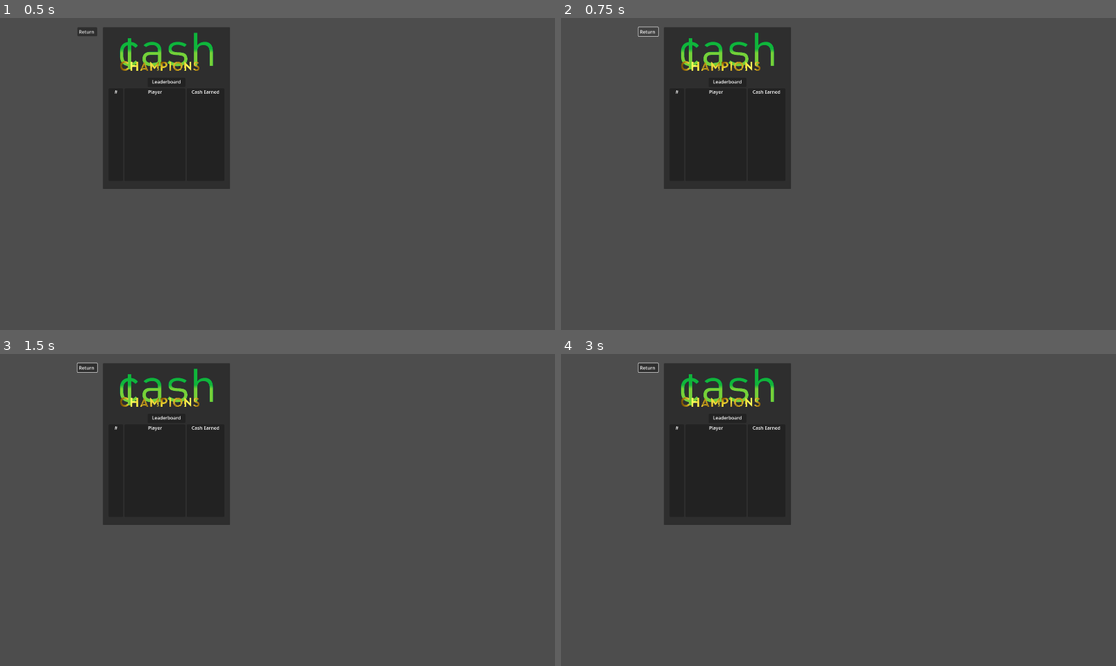
Above: before the commit, frames 1-4 (two rows, left to right).
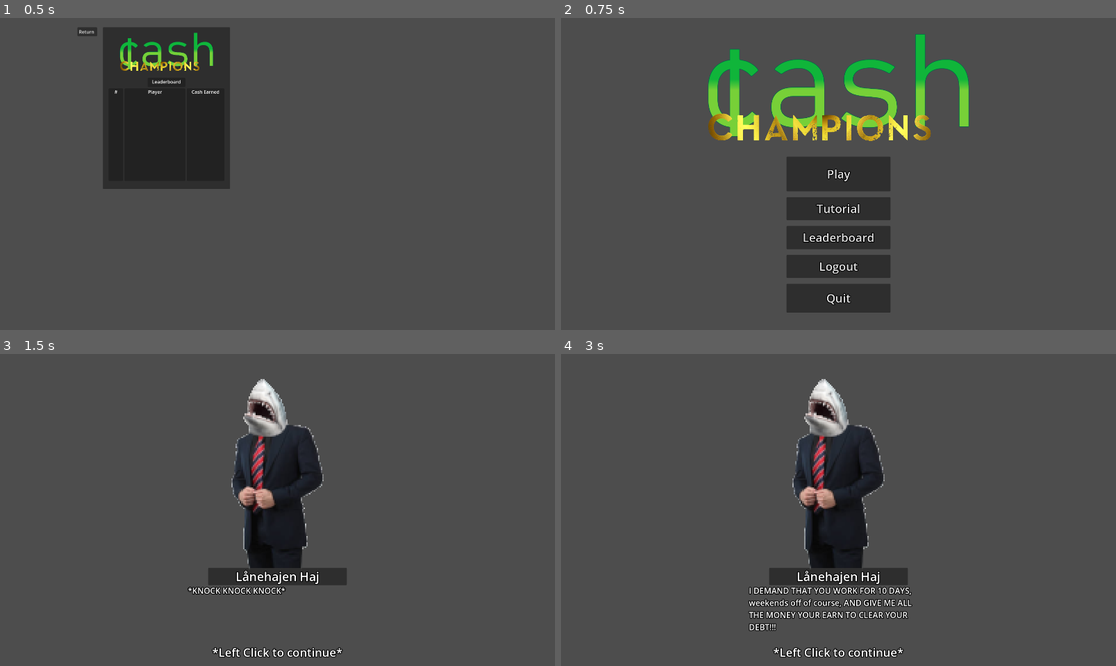
Above: after the commit, the same moments.

Repository: ThyGram/Eksamensprojekt-DDU
Game: Godot game, scene res://Leaderboard.tscn
Two runs of this game, one before a commit and one after it. Both use one fixed random seed, a clock stepped at 60 frames per second and the inputs below. This scene is started directly instead of the project's main scene.
Inputs (mouse positions are in pixels of both pictures, inside the frame that each line leads up to):
- Up to frame 1 (0.5 s): no input
- Up to frame 2 (0.75 s): click "Return" at 0.5 s
- Up to frame 3 (1.5 s): click (277, 510) at 1.25 s, where only the run after the commit has a clickable "Play"
- Up to frame 4 (3 s): move the mouse to (960, 494) at 2.02 s; press the mouse at (960, 494) at 2.03 s; hold D (Right) 2.03-2.78 s; move the mouse to (727, 525) at 2.77 s; release the mouse at (727, 525) at 2.78 s; hold S (Down) from 2.78 s (still down); click (727, 525) at 2.85 s

Frame 1 is identical in both runs. In frame 2, 23% of the frame differs, in the area x 13-74%, y 2-95%; in frame 3, 20%; in frame 4, 22%.
Error before the commit: Parse Error: Could not find type "SQLite" in the current scope. (res://Leaderboard.gd:3)

Commit message:
leaderboard (Change location of script ) mby

Diff:
--- a/GodotGame/Database/Database Tester.gd
+++ b/GodotGame/Database/Database Tester.gd
@@ -81,8 +81,9 @@
 		return
 
 	if response['response']['size'] > 0:
+		$PlayerList.text("")
 		for n in (response['response']['size']):
-			$Text
+			$PlayerList.set_text($PlayerList.get_text() + str(response['response'][str(n)]['play']))
 	else:
 		print("No Data")
 	# If not requesting a nonce, handle other requests
@@ -101,14 +102,10 @@
 	else:
 		print("Requesting nonce")
 
-func _on_new_score():
-	var username = "test"
-	var password = "CCe"
-	var displayname
-	var highscore
+func new_player(username, password, displayname, highscore):
 
 	var command = "add_score"
-	var data = {"username": "scoreman", "passkey": "eeedd", "displayname": "test", "highscore": 1000}
+	var data = {"username": username, "passkey": password, "displayname": password, "highscore": highscore}
 	request_queue.push_back({"command": command, "data": data})
 
 func get_scores():
@@ -117,7 +114,7 @@
 	request_queue.push_back({"command": command, "data": data})
 	print("get scores")
 
-func _get_player():
+func get_player():
 	var user_id = 2
 	var command = "get_player"
 	var data = {"user_id" : user_id}
--- a/GodotGame/Leaderboard.gd
+++ b/GodotGame/Leaderboard.gd
@@ -1,19 +1,120 @@
 extends Control
 
-var db : SQLite
-func _ready():
-	db = SQLite.new()
-	db.path = "res://Database.db"
-	db.open_db()
-	db.query("SELECT Username, Highscore FROM Leaderboard ORDER BY Highscore DESC;")
-	var Leaderboard = db.query_result
-	db.close_db()
-	if Leaderboard.size() < 10:
-		for n in range(Leaderboard.size()):
-			$Panel/Position/PositionList.text += "#" + str(n+1) + "\n"
-			$Panel/Player/PlayerList.text += Leaderboard[n]["Username"] + "\n"
-			$Panel/Score/ScoreList.text += str(Leaderboard[n]["Highscore"]) + "\n"
+@onready var db = preload("res://Database/Database Tester.gd")
+
+var http_request : HTTPRequest = HTTPRequest.new()
+
+const SERVER_URL = "http://localhost:80/GodotSecure/db_action_secure.php"
+const SERVER_HEADERS = ["Content-Type: application/x-www-form-urlencoded", "Cache-Control: max-age=0"]
+
+const SECRET_KEY = 1234567890
+var nonce = null
+
+var request_queue : Array = []
+var is_requesting : bool = false
 
 
+func _ready():
+	randomize()
+	add_child(http_request)
+	http_request.connect("request_completed", Callable(self, "_http_request_completed"))
+	get_scores()
+
+func _process(delta):
+	if is_requesting:
+		return
+
+	if request_queue.is_empty():
+		return
+
+	is_requesting = true
+
+	if nonce == null:
+		request_nonce()
+	else:
+		_send_request(request_queue.pop_front())
+
+func _send_request(request : Dictionary):
+	var client = HTTPClient.new()
+	var data = client.query_string_from_dict({"data": JSON.stringify(request['data'])})
+	var cnonce = str(Crypto.new().generate_random_bytes(32)).sha256_text()
+	var body = "command=" + request['command'] + "&" + data + "&cnonce=" + cnonce
+	# Generate security hash
+	var client_hash = (nonce + cnonce + body + str(SECRET_KEY)).sha256_text()
+	nonce = null
+
+	# Create custom headers for request
+	var headers = SERVER_HEADERS.duplicate()
+	headers.push_back("cnonce: " + cnonce)
+	headers.push_back("hash: " + client_hash)
+
+	# Make request to the server with custom headers
+	var err = http_request.request(SERVER_URL, headers, HTTPClient.METHOD_POST, body)
+
+	if err != OK:
+		printerr("HTTPRequest error: " + str(err))
+		return
+	else:
+		pass
+	# Debug print
+	print("Requesting...\n\tCommand: " + request["command"] + "\n\tBody: " + body)
+
+
+func _http_request_completed(_result, _response_code, _headers, _body):
+	is_requesting = false
+	if _result != HTTPRequest.RESULT_SUCCESS:
+		printerr("Error w/ connection: " + str(_result))
+		return
+
+	var response_body = _body.get_string_from_utf8()
+	# Parse JSON response
+	var json_conv = JSON.new()
+	json_conv.parse(response_body)
+	var response = json_conv.get_data()
+
+	print("Raw response: " + response_body)
+
+	if response['error'] != "none":
+		printerr("JSON parse error: " + str(response['error']))
+		return
+
+	# Check if nonce is being requested
+	if response['command'] == "get_nonce":
+		nonce = response['response']['nonce']
+		print("Got nonce: " + response['response']['nonce'])
+		return
+
+	if response['response']['size'] > 0:
+		$Panel/Position/PositionList.text = ""
+		$Panel/Player/PlayerList.text = ""
+		$Panel/Score/ScoreList.text = ""
+		for n in (response['response']['size']):
+			$Panel/Position/PositionList.text = $Panel/Position/PositionList.text + str(n + 1) + "\n"
+			$Panel/Player/PlayerList.text = $Panel/Player/PlayerList.text + str(response['response'][str(n)]['displayname'] + "\n")
+			$Panel/Score/ScoreList.text = $Panel/Score/ScoreList.text + str(response['response'][str(n)]['highscore'] + "$\n")
+	else:
+		print("No Data")
+	# If not requesting a nonce, handle other requests
+	print("Response Body:\n" + response_body)
+
+func request_nonce():
+	var client = HTTPClient.new()
+	var data = client.query_string_from_dict({"data": JSON.stringify({})})
+	var body = "command=get_nonce&" + data
+
+	# Make request to the server
+	var err = http_request.request(SERVER_URL, SERVER_HEADERS, HTTPClient.METHOD_POST, body)
+
+	if err != OK:
+		printerr("HTTPRequest error: " + str(err))
+	else:
+		print("Requesting nonce")
+
+func get_scores():
+	var command = "get_scores"
+	var data = {"score_offset": 0, "score_number": 10}
+	request_queue.push_back({"command": command, "data": data})
+	print("get scores")
+
 func _on_return_pressed():
-	get_tree().change_scene_to_file("res://Mainmenu.tscn")
+	get_tree().change_scene_to_file("res://MainGame/main_menu.tscn")
